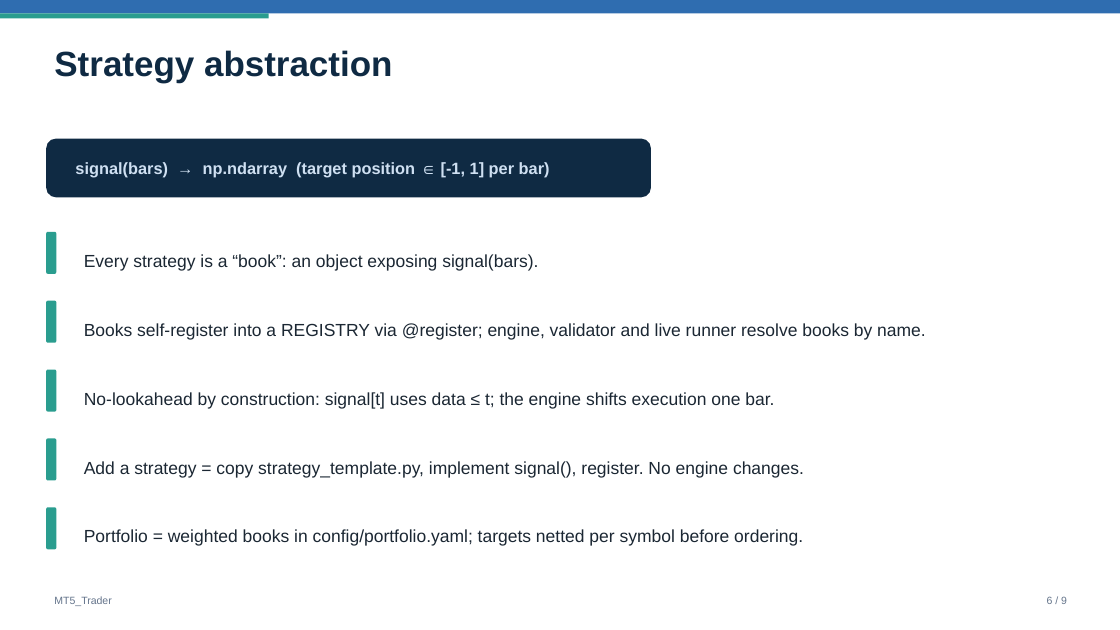
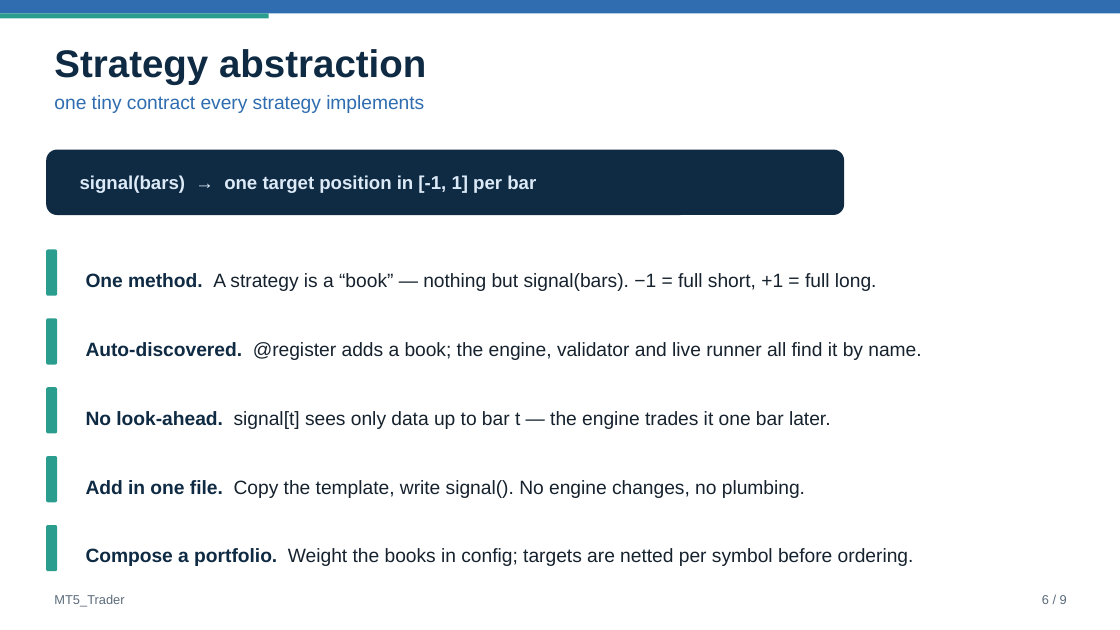
Before and after one commit to shikang61/QuantHack, a slide deck: slide 6 of docs/overview.pptx. Drawn at 1120x630 pixels with LibreOffice and Linux fonts; fonts in the diff are those of the drawing. Boxes give left, top, right and bottom in pixels: in the first picture for what was removed or moved away, otherwise in the second. Text is boxed around its words. In the diff, an @@ line names an element or a change of style, - is before the commit and + after.

```diff
--- a/docs/overview.pptx
+++ b/docs/overview.pptx
@@ text at (54,49,426,85): size 30 to 33 pt in "Strategy abstraction" @@
@@ text at (54,95,424,113): paragraph added @@
+one tiny contract every strategy implements
@@ rounded rectangle: place and size @@
-rounded rectangle at (46,139,651,197)
+rounded rectangle at (46,150,844,215)
@@ text at (80,175,536,193): text changed; size 14 to 16 pt; text colour #CFE0F2 to #DCEAF7 @@
-signal(bars) → np.ndarray (target position ∈ [-1, 1] per bar)
+signal(bars) → one target position in [-1, 1] per bar
@@ rounded rectangle: place and size @@
-rounded rectangle at (46,232,56,274)
+rounded rectangle at (46,250,57,296)
@@ text at (86,273,877,291): text changed; size 15 to 16.5 pt; text colour #1B2733 to #16222E @@
-Every strategy is a “book”: an object exposing signal(bars).
+One method. A strategy is a “book” — nothing but signal(bars). −1 = full short, +1 = full long.
@@ rounded rectangle: place and size @@
-rounded rectangle at (46,301,56,343)
+rounded rectangle at (46,318,57,365)
@@ text at (86,342,921,360): text changed; size 15 to 16.5 pt; text colour #1B2733 to #16222E @@
-Books self-register into a REGISTRY via @register; engine, validator and live runner resolve books by name.
+Auto-discovered. @register adds a book; the engine, validator and live runner all find it by name.
@@ rounded rectangle: place and size @@
-rounded rectangle at (46,370,56,412)
+rounded rectangle at (46,387,57,434)
@@ text at (86,411,831,429): text changed; size 15 to 16.5 pt; text colour #1B2733 to #16222E @@
-No-lookahead by construction: signal[t] uses data ≤ t; the engine shifts execution one bar.
+No look-ahead. signal[t] sees only data up to bar t — the engine trades it one bar later.
@@ rounded rectangle: place and size @@
-rounded rectangle at (46,439,56,481)
+rounded rectangle at (46,456,57,502)
@@ text at (86,480,805,498): text changed; size 15 to 16.5 pt; text colour #1B2733 to #16222E @@
-Add a strategy = copy strategy_template.py, implement signal(), register. No engine changes.
+Add in one file. Copy the template, write signal(). No engine changes, no plumbing.
@@ rounded rectangle: place and size @@
-rounded rectangle at (46,507,56,549)
+rounded rectangle at (46,525,57,571)
@@ text at (86,548,914,566): text changed; size 15 to 16.5 pt; text colour #1B2733 to #16222E @@
-Portfolio = weighted books in config/portfolio.yaml; targets netted per symbol before ordering.
+Compose a portfolio. Weight the books in config; targets are netted per symbol before ordering.
@@ text "MT5_Trader" at (54,594,124,607): size 9 to 11 pt, text colour #64748B to #5B6B7B @@
@@ text "6 / 9" at (1042,595,1067,604): size 9 to 11 pt, text colour #64748B to #5B6B7B @@
```
Also in this commit, not shown: 8 other slides changed, 3 other files.
